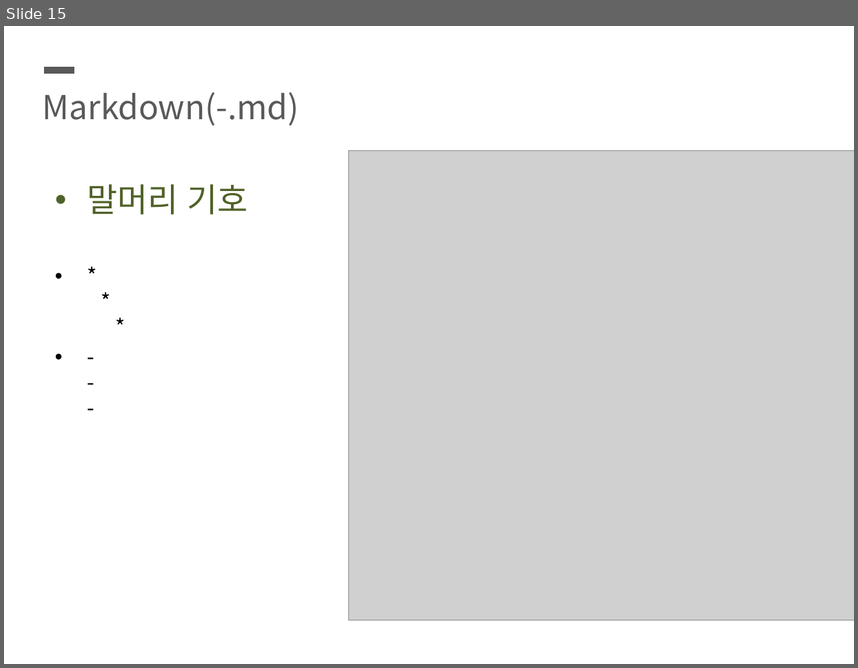
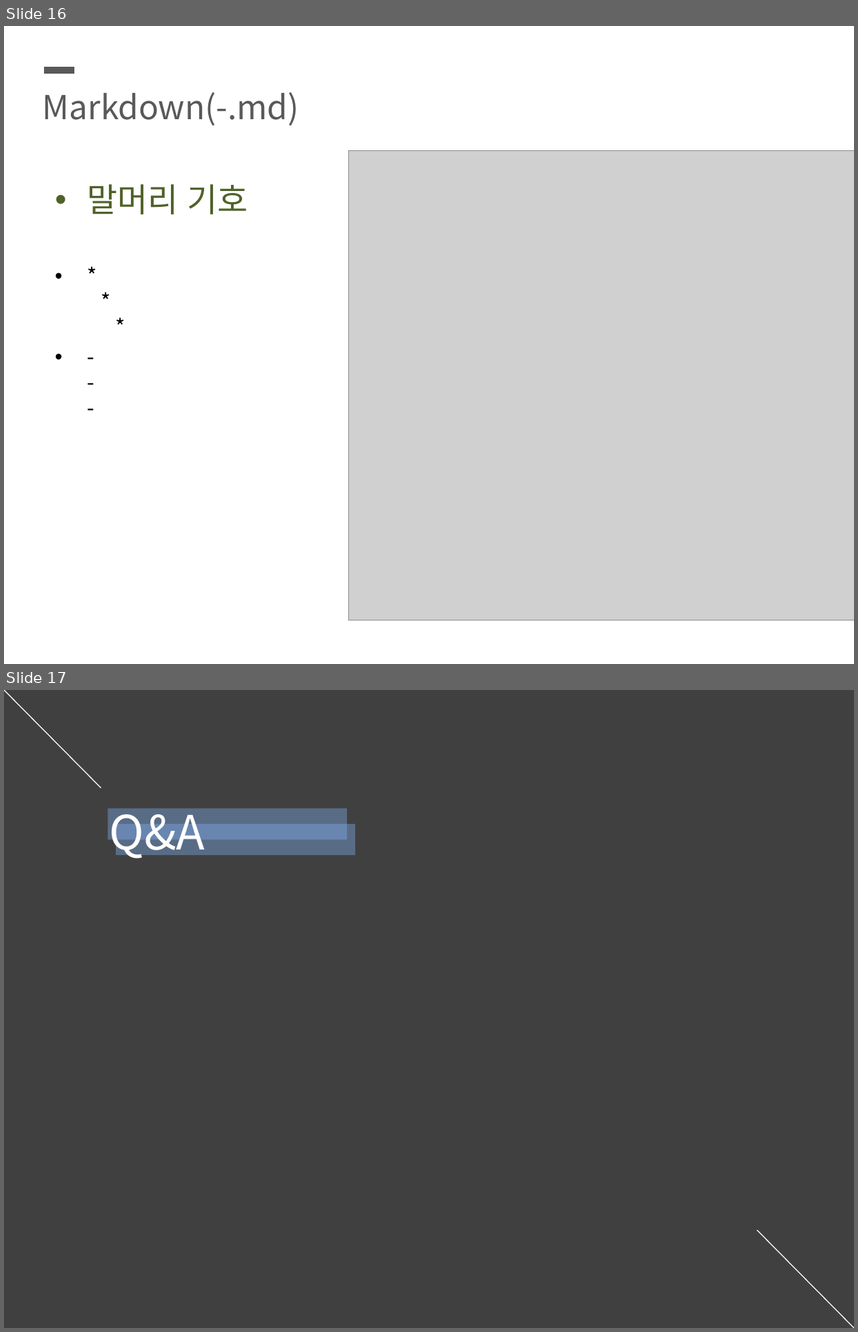
Before and after one commit to SeunghyunKing/OS_blue09, a slide deck: ppt.pptx. Shown one above the other, each under a label of ours: slide 15 before the commit, slides 16 and 17 after it. The pictures are 858x668 and 858x1332 pixels, drawn with LibreOffice and Linux fonts; fonts in the diff are those of the drawing; grey boxes stand for pictures. Boxes give left, top, right and bottom in pixels: in the first picture for what was removed or moved away, otherwise in the second. Text is boxed around its words. In the diff, an @@ line names an element or a change of style, - is before the commit and + after.

```diff
--- a/ppt.pptx
+++ b/ppt.pptx
@@ slide 17 added at box(4, 690, 854, 1328), background #FFFFFF @@
@@ rectangle added at box(4, 690, 854, 1328), fill #404040 @@
@@ line added from (4, 690) to (101, 788), #FFFFFF 0.75 pt @@
@@ rectangle added at box(107, 808, 348, 840), fill #7FAEEF at 40% opacity @@
@@ text added at box(110, 802, 205, 862), 40 pt, text #FFFFFF @@
+Q&A
@@ rectangle added at box(116, 823, 356, 855), fill #7FAEEF at 40% opacity @@
@@ line added from (757, 1230) to (854, 1328), #FFFFFF 0.75 pt @@
@@ what was slide 15 is now slide 16 @@
```
Also in this commit, not shown: 4 slides changed, 1 other slide added.
